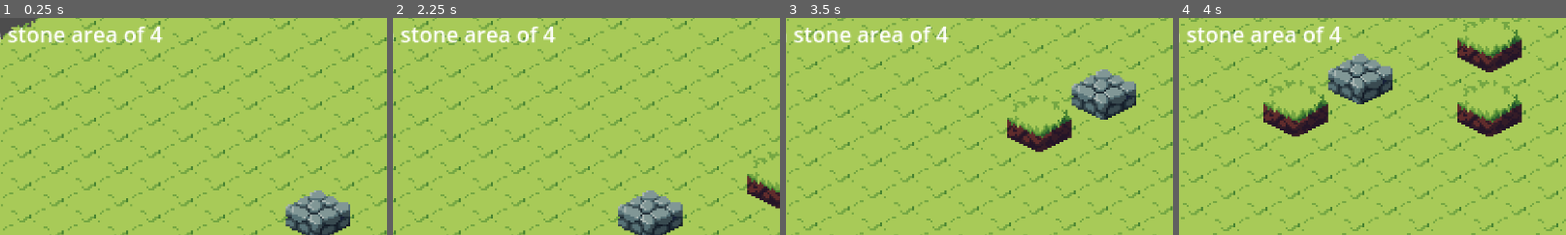
Above: before the commit, frames 1-4 (left to right).
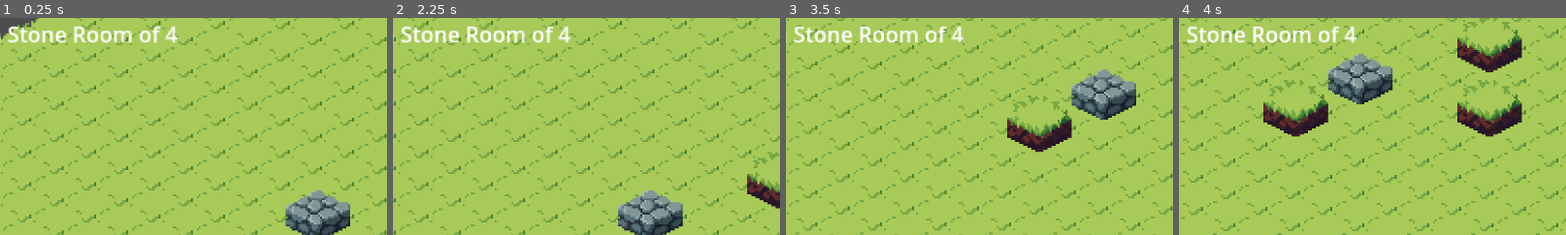
Above: after the commit, the same moments.

Repository: RaymoZou/gmtk-2024
Game: Godot game, scene res://main.tscn
Two runs of this game, one before a commit and one after it. Both use one fixed random seed, a clock stepped at 60 frames per second and the inputs below.
Inputs (mouse positions are % of the whole screen's width and height, from its top left):
- Up to frame 1 (0.25 s): no input
- Up to frame 2 (2.25 s): click "Stone" at 0.5 s; click "Grass2" at 1.25 s; tap Enter at 2 s; move the mouse to (72, 45) at 2.02 s; press the mouse at (72, 45) at 2.03 s; hold Right (ui_right) from 2.03 s (still down)
- Up to frame 3 (3.5 s): tap Space (ui_select) at 2.27, 3.02 s; move the mouse to (30, 55) at 2.77 s; release Right (ui_right) at 2.78 s; release the mouse at (30, 55) at 2.78 s; hold Down (ui_down) from 2.78 s (still down); click (30, 55) at 2.85 s
- Up to frame 4 (4 s): move the mouse to (60, 28) at 3.52 s; release Down (ui_down) at 3.53 s; hold Right (ui_right) from 3.53 s (still down); hold Right mouse button (right_mouse) from 3.53 s (still down); click (60, 28) at 3.8 s
The pictures show only the part of the screen within x 13-63%, y 6-56%; the shares and areas given below are measured in that part.

The runs differ from the first frame. In frame 1, 1.8% of the frame differs, in the area x 2-46%, y 3-12%; in frame 2, 1.8%; in frame 3, 1.8%; in frame 4, 1.8%.

Commit message:
add QuestManager, add Room class, add area count

Diff:
--- /dev/null
+++ b/Room.gd
@@ -0,0 +1,8 @@
+class_name Room
+
+var type: String
+var area: int
+
+func _init(_type, _area):
+	type = _type
+	area = _area
--- a/quest.gd
+++ b/RoomQuest.gd
@@ -4,7 +4,7 @@
 var area : int
 var tile_type : Vector2 # get this from Tile.gd
 
-func _init(description, area, tile_type):
+func _init(_description, _area, _tile_type):
 	description = description
 	area = area
 	tile_type = tile_type
--- a/game_manager.gd
+++ b/game_manager.gd
@@ -4,12 +4,12 @@
 
 @onready var placement_layer : TileMapLayer = $PlacementLayer
 
-func _ready() -> void:
-	var quest : Quest = Quest.new(
-		"Create a Stone area of 4",
-		4,
-		Tile.STONE_TILE
-	)
+signal updated_rooms(rooms: Array[Room])
+
+# used for calculating area of rooms, not sure how else to implement besides
+# making this a global variable...
+var area_count : int = 0
+var rooms : Array[Room] # array of all rooms
 
 class RoomData:
 	var name: String
@@ -21,6 +21,7 @@
 
 # Do a complete search of all room types
 func handle_block_placed() -> void:
+	rooms.clear()
 	# TODO: Add for the rest of the tile types
 	var stone_data = RoomData.new(
 		"stone",
@@ -33,12 +34,15 @@
 
 	for room_data in [stone_data, grass_data]:
 		var cells = room_data.cells
-		var num_rooms = 0
 		while len(cells) > 0:
 			var coords = cells[0]
 			do_dfs(coords, cells)
-			num_rooms += 1
-		print("Number of %s rooms: %d" % [room_data.name, num_rooms])
+			var room : Room = Room.new(room_data.name, area_count)
+			rooms.push_front(room)
+			area_count = 0 # reset the count
+
+	# emit a signal with the new rooms
+	updated_rooms.emit(rooms)
 
 
 func do_dfs(coords: Vector2i, cells: Array[Vector2i]) -> void:
@@ -48,8 +52,10 @@
 		return
 
 	# When you process a set of coordinates, remove it from cells
-	var currentInd = cells.find(coords)
-	cells.remove_at(currentInd)
+	# AND increment area count
+	area_count += 1
+	var index = cells.find(coords)
+	cells.remove_at(index)
 
 	var up = Vector2i(coords.x, coords.y - 1)
 	var right = Vector2i(coords.x + 1, coords.y)
--- a/main.tscn
+++ b/main.tscn
@@ -6,6 +6,7 @@
 [ext_resource type="Script" path="res://placement_layer.gd" id="2_li1es"]
 [ext_resource type="PackedScene" uid="uid://cxgrddf7oqmy6" path="res://ui.tscn" id="3_3nhhi"]
 [ext_resource type="Script" path="res://player_controller.gd" id="6_0suxm"]
+[ext_resource type="PackedScene" uid="uid://b5q8h3cpcrdj6" path="res://quest_manager.tscn" id="7_g1njs"]
 
 [sub_resource type="TileMapPattern" id="TileMapPattern_0h1hw"]
 tile_data = PackedInt32Array(0, 393218, 5, 65536, 393218, 5, 131072, 393218, 5, 196608, 393218, 5, 1, 393218, 5, 196609, 393218, 5, 2, 393218, 5, 196610, 393218, 5, 3, 393218, 5, 65539, 393218, 5, 131075, 393218, 5, 196611, 393218, 5)
@@ -50,4 +51,7 @@
 
 [node name="PlayerCamera" parent="." instance=ExtResource("2_45kkc")]
 
+[node name="QuestManager" parent="." instance=ExtResource("7_g1njs")]
+
+[connection signal="updated_rooms" from="." to="QuestManager" method="handle_room_updated"]
 [connection signal="block_placed" from="PlacementLayer" to="." method="handle_block_placed"]
--- a/placement_layer.gd
+++ b/placement_layer.gd
@@ -18,9 +18,7 @@
 	else:
 		#print("placing block at " + str(position))
 		set_cell(position, TILESHEET_INDEX, curr_tile)
-	# Emit signal that the blocks have changed
-	block_placed.emit()
-
+		block_placed.emit() # Emit signal that the blocks have changed
 
 # remove the block at the cursor position
 func remove_block(position: Vector2):
--- /dev/null
+++ b/quest_manager.gd
@@ -0,0 +1,11 @@
+extends Node
+
+const AREA = 5
+
+# TODO: iterate through the current quests and rooms
+func handle_room_updated(rooms : Array[Room]):
+	for room in rooms:
+		if room.area >= AREA and room.type == "stone":
+			print("there is a stone room with an area of 5!")
+		if room.area >= AREA and room.type == "grass":
+			print("there is a grass room with an area of 5!")
--- /dev/null
+++ b/quest_manager.tscn
@@ -0,0 +1,6 @@
+[gd_scene load_steps=2 format=3 uid="uid://b5q8h3cpcrdj6"]
+
+[ext_resource type="Script" path="res://quest_manager.gd" id="1_0qtrp"]
+
+[node name="QuestManager" type="Node"]
+script = ExtResource("1_0qtrp")
--- a/quest_ui.gd
+++ b/quest_ui.gd
@@ -5,4 +5,4 @@
 #@onready var quest3 : RichTextLabel = $RichTextLabel
 
 func _ready() -> void:
-	quest1.text = "Create a stone area of 4"
+	quest1.text = "Create a Stone Room of 4"
--- a/ui.gd
+++ b/ui.gd
@@ -1,9 +1,9 @@
-extends Control
+extends CanvasLayer
 
-@onready var stone_button : Button = $Stone
-@onready var grass2_button : Button = $Grass2
-@onready var tile_label : RichTextLabel = $RichTextLabel
-@onready var tile_manager : TileMapLayer = $"../../PlacementLayer"
+@onready var stone_button : Button = $ButtonContainerUI/Stone
+@onready var grass2_button : Button = $ButtonContainerUI/Grass2
+@onready var tile_label : RichTextLabel = $ButtonContainerUI/RichTextLabel
+@onready var tile_manager : TileMapLayer = $"../PlacementLayer"
 
 func handle_stone():
 	print("changing to stone type")
--- a/ui.tscn
+++ b/ui.tscn
@@ -4,6 +4,7 @@
 [ext_resource type="Script" path="res://quest_ui.gd" id="2_ssj7f"]
 
 [node name="UI" type="CanvasLayer"]
+script = ExtResource("1_o4qom")
 
 [node name="ButtonContainerUI" type="Control" parent="."]
 layout_mode = 3
@@ -19,7 +20,6 @@
 grow_horizontal = 2
 grow_vertical = 0
 scale = Vector2(1.90126, 1.84253)
-script = ExtResource("1_o4qom")
 
 [node name="Stone" type="Button" parent="ButtonContainerUI"]
 layout_mode = 2
@@ -77,5 +77,5 @@
 scroll_active = false
 text_direction = 1
 
-[connection signal="pressed" from="ButtonContainerUI/Stone" to="ButtonContainerUI" method="handle_stone"]
-[connection signal="pressed" from="ButtonContainerUI/Grass2" to="ButtonContainerUI" method="handle_grass"]
+[connection signal="pressed" from="ButtonContainerUI/Stone" to="." method="handle_stone"]
+[connection signal="pressed" from="ButtonContainerUI/Grass2" to="." method="handle_grass"]
Not shown: 1 places in main.tscn that only renumber resources
